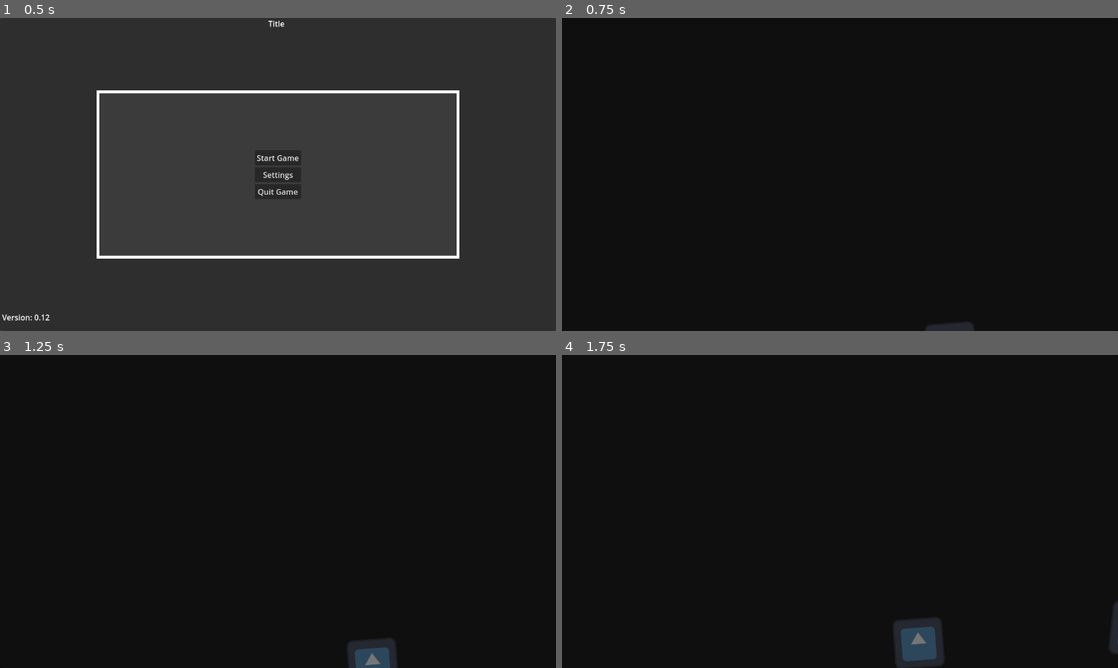
Above: before the commit, frames 1-4 (two rows, left to right).
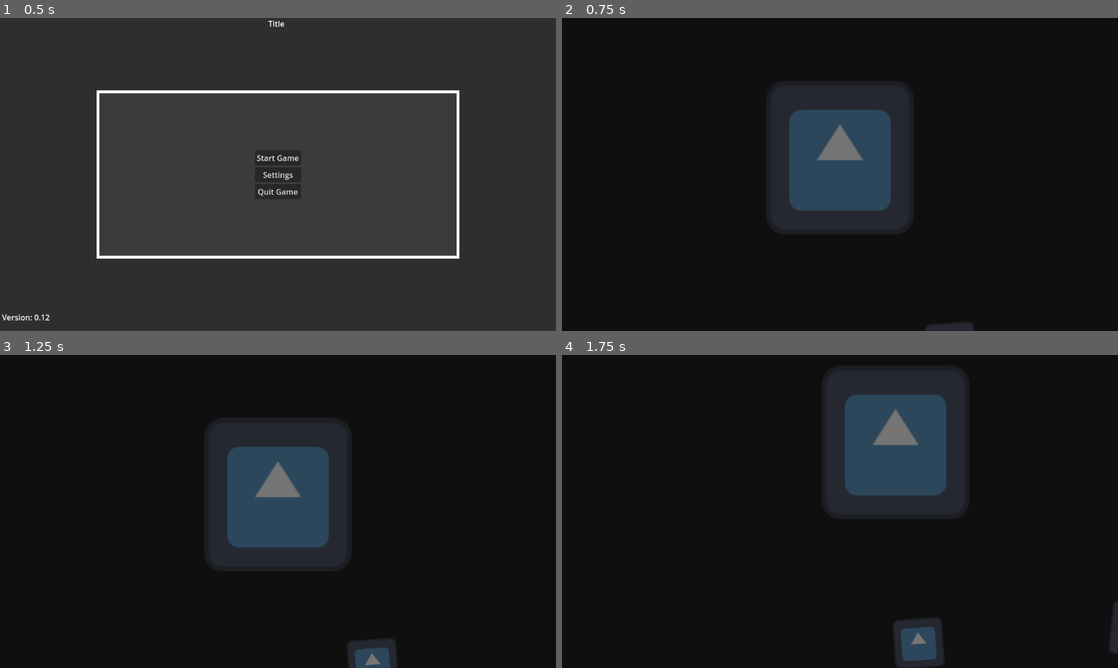
Above: after the commit, the same moments.

Repository: markusweiss/godot-template
Game: Godot game, scene res://start.tscn
The game is run twice, just before and just after one commit, with the same random seed, the same clock (stepped at 60 frames per second) and the same inputs. The project has no main scene, so this scene is started directly. The engine's default icon, where the game draws it, is replaced by a stand-in: a white triangle on a blue panel in a dark square. Sound files missing from this copy of the repository are replaced by a short silence.
Inputs (mouse positions are in pixels of both pictures, inside the frame that each line leads up to):
- Up to frame 1 (0.5 s): no input
- Up to frame 2 (0.75 s): click "Start Game" at 0.5 s
- Up to frame 3 (1.25 s): no input
- Up to frame 4 (1.75 s): drag from (940, 661) to (895, 442) at 1.27 s

Frame 1 is identical in both runs. In frame 2, 11% of the frame differs, in the area x 37-63%, y 21-68%; in frame 3, 11%; in frame 4, 11%.

Commit message:
add a test for a flyswatter mechanic

Diff:
--- a/features/Enemys/fly.gd
+++ b/features/Enemys/fly.gd
@@ -4,7 +4,7 @@
 
 var speed := Vector2.ZERO
 var screen_size : Vector2
-var is_clickable := true  # Kann deaktiviert werden, wenn nötig
+#var is_clickable := true  # Kann deaktiviert werden, wenn nötig
 
 func _ready():
 	randomize()
@@ -12,9 +12,9 @@
 	setup_spawn()
 	sprite.play("fliegen")
 
-	mouse_entered.connect(_on_mouse_entered)
-	mouse_exited.connect(_on_mouse_exited)
-	input_event.connect(_on_input_event)
+	#mouse_entered.connect(_on_mouse_entered)
+	#mouse_exited.connect(_on_mouse_exited)
+	#input_event.connect(_on_input_event)
 
 func setup_spawn():
 	# Zufällige Startposition an einem der Bildschirmränder
@@ -51,25 +51,28 @@
 	if position.x < -150 or position.x > screen_size.x + 150 or position.y < -150 or position.y > screen_size.y + 150:
 		queue_free()
 
-signal fly_clicked
+#signal fly_clicked
 
-func _on_input_event(viewport, event, shape_idx):
-	if not is_clickable:
-		return
+#func _on_input_event(viewport, event, shape_idx):
+	#if not is_clickable:
+	#	return
 
-	if event is InputEventMouseButton and event.pressed and event.button_index == MOUSE_BUTTON_LEFT:
-		print("Fly clicked and destroyed!")
+	#if event is InputEventMouseButton and event.pressed and event.button_index == MOUSE_BUTTON_LEFT:
+	#	print("Fly clicked and destroyed!")
 		# Optional: Effekt vor dem Löschen abspielen
 		#sprite.play("explode")  # Angenommen Sie haben eine Animation namens "explode"
 		#await sprite.animation_finished
-		fly_clicked.emit()
-		queue_free()
+	#	fly_clicked.emit()
+	#	queue_free()
 
-func _on_mouse_entered():
+#func _on_mouse_entered():
 	# Optional: Mouse-over Effekt
-	if is_clickable:
-		sprite.modulate = Color(1.2, 1.2, 1.2)  # Leicht aufhellen
+#	if is_clickable:
+#		sprite.modulate = Color(1.2, 1.2, 1.2)  # Leicht aufhellen
 
-func _on_mouse_exited():
+#func _on_mouse_exited():
 	# Farbe zurücksetzen
-	sprite.modulate = Color.WHITE
+#	sprite.modulate = Color.WHITE
+
+func delete_me():
+	queue_free()
--- /dev/null
+++ b/features/levels/area_2d.gd
@@ -0,0 +1,10 @@
+extends Area2D
+
+func _ready():
+	# Verbinde das area_entered Signal
+	area_entered.connect(_on_area_entered)
+
+func _on_area_entered(area):
+	if not $CollisionShape2D.disabled:
+		print("Treffer mit Area: ", area.name)
+		area.queue_free()
--- /dev/null
+++ b/features/levels/fly_swatter.gd
@@ -0,0 +1,20 @@
+extends Sprite2D
+
+@export var boundary_rect: Rect2 = Rect2(0, 0, 1024, 600)
+
+func _ready():
+	# Starte mit DEAKTIVIERTER Kollision
+	$Area2D/CollisionShape2D.disabled = true
+	#Input.set_mouse_mode(Input.MOUSE_MODE_HIDDEN)
+
+func _process(delta):
+	# Mausposition verfolgen (innerhalb der Boundary)
+	var mouse_pos = get_global_mouse_position()
+	position = mouse_pos.clamp(boundary_rect.position, boundary_rect.end)
+
+func _input(event):
+	if event is InputEventMouseButton:
+		if event.button_index == MOUSE_BUTTON_LEFT:
+			# Kollision NUR AKTIVIEREN, solange die Maus gedrückt ist
+			$Area2D/CollisionShape2D.disabled = not event.pressed
+			print("Kollision:", " aktiviert" if event.pressed else " deaktiviert")
--- a/features/levels/test_fly_game.gd
+++ b/features/levels/test_fly_game.gd
@@ -14,17 +14,14 @@
 	var fliege = fliege_scene.instantiate()
 	fliege.input_pickable = true  # Explizit aktivieren
 	add_child(fliege)
-	fliege.fly_clicked.connect(_on_fly_clicked)
 
-	fliege.input_pickable = true
-	fliege.monitoring = true
-	fliege.monitorable = true
+	#fliege.fly_clicked.connect(_on_fly_clicked)
 
-	print("Fliege instanziiert, Pickable:", fliege.input_pickable)
+	#fliege.input_pickable = true
+	#fliege.monitoring = true
+	#fliege.monitorable = true
+
+	#print("Fliege instanziiert, Pickable:", fliege.input_pickable)
 
 	#fliege.connect("clicked", Callable(self, "_on_input_event"))
 	$Panel/SpawnFlyTimer.start(randf_range(min_spawn_time, max_spawn_time))  # Neuen Timer mit zufälliger Zeit starten
-
-func _on_fly_clicked():
-	print("Fliege geklickt (via Signal)")
-	# Punkte addieren etc.
--- a/features/levels/test_fly_game.tscn
+++ b/features/levels/test_fly_game.tscn
@@ -1,10 +1,16 @@
-[gd_scene load_steps=4 format=3 uid="uid://de2f4iob4u2sm"]
+[gd_scene load_steps=8 format=3 uid="uid://de2f4iob4u2sm"]
 
 [ext_resource type="Script" uid="uid://brijnvps7f5c1" path="res://features/levels/test_fly_game.gd" id="1_acdtr"]
+[ext_resource type="Texture2D" uid="uid://d0u7ibrqee6bi" path="res://features/player/assets/images/icon.svg" id="1_kfuib"]
 [ext_resource type="PackedScene" uid="uid://c43ylvgo7177g" path="res://features/Enemys/fly.tscn" id="2_rg8gr"]
+[ext_resource type="Script" uid="uid://eepdu6k8ur63" path="res://features/levels/fly_swatter.gd" id="4_4pjdu"]
+[ext_resource type="Script" uid="uid://c3odfivc04uu0" path="res://features/levels/area_2d.gd" id="5_nmn2b"]
 
 [sub_resource type="StyleBoxFlat" id="StyleBoxFlat_i5udf"]
 bg_color = Color(0, 0, 0, 1)
+
+[sub_resource type="RectangleShape2D" id="RectangleShape2D_4pjdu"]
+size = Vector2(23.4248, 8.45284)
 
 [node name="TestFlyGame" type="Node2D"]
 script = ExtResource("1_acdtr")
@@ -18,3 +24,18 @@
 [node name="SpawnFlyTimer" type="Timer" parent="Panel"]
 
 [node name="Fly" parent="Panel" instance=ExtResource("2_rg8gr")]
+
+[node name="FlySwatter" type="Sprite2D" parent="."]
+scale = Vector2(2.39062, 2.48438)
+texture = ExtResource("1_kfuib")
+script = ExtResource("4_4pjdu")
+
+[node name="Area2D" type="Area2D" parent="FlySwatter"]
+position = Vector2(-37.2288, -38.239)
+scale = Vector2(0.418301, 0.402516)
+script = ExtResource("5_nmn2b")
+
+[node name="CollisionShape2D" type="CollisionShape2D" parent="FlySwatter/Area2D"]
+position = Vector2(87, -46.5)
+scale = Vector2(2.39062, 2.48437)
+shape = SubResource("RectangleShape2D_4pjdu")
Not shown, added: features/levels/area_2d.gd.uid
Not shown, added: features/levels/fly_swatter.gd.uid
